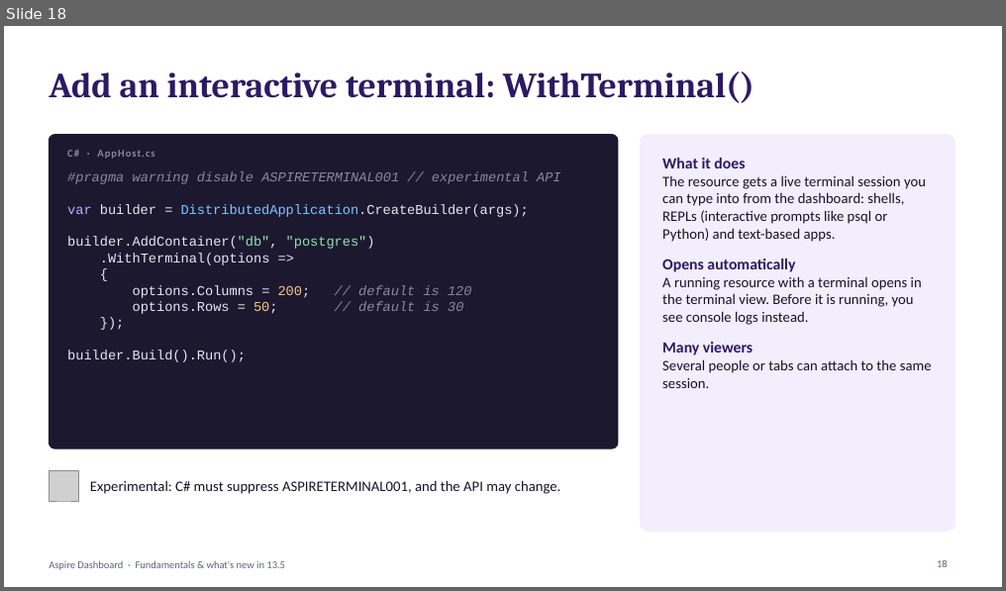
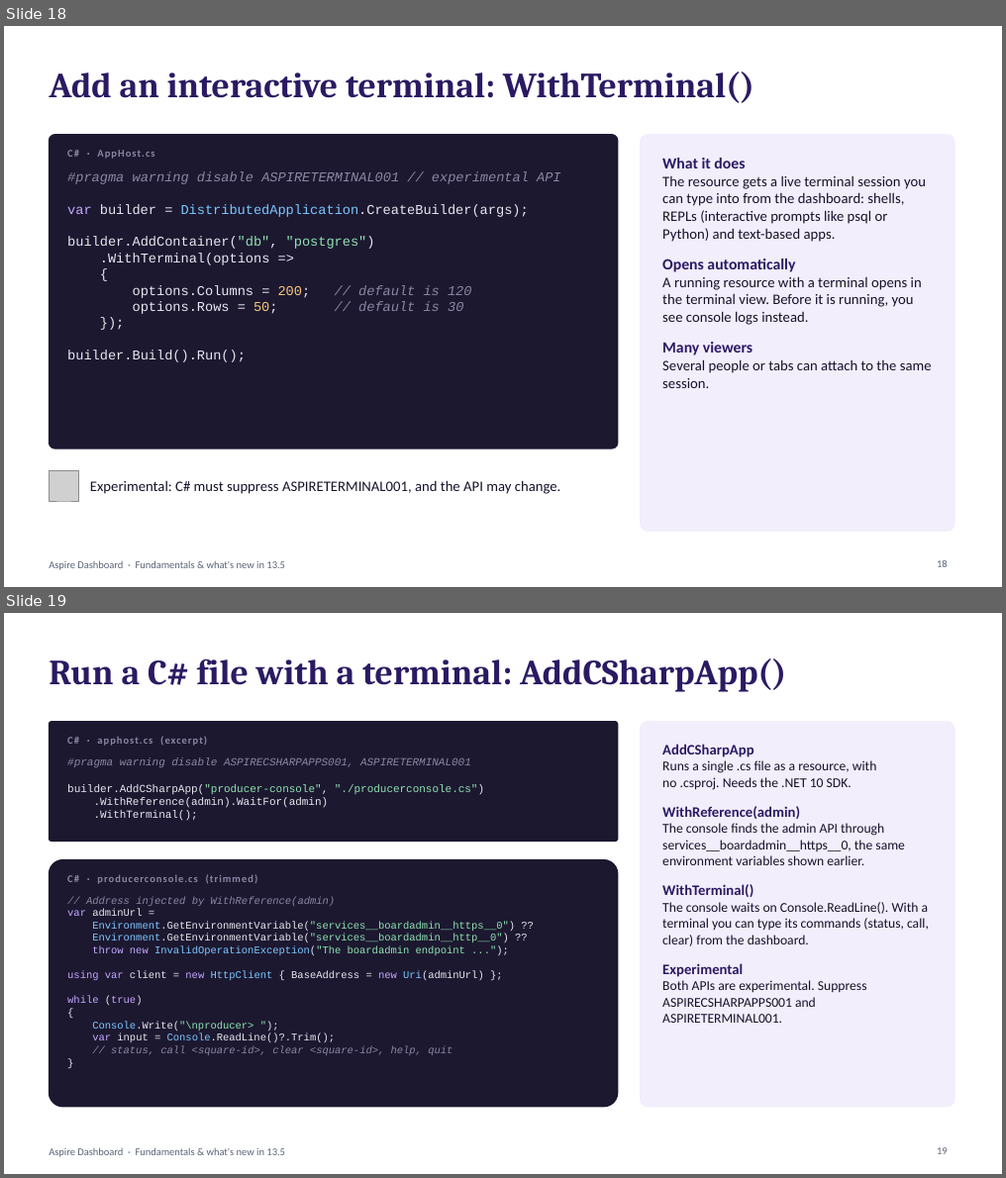
Before and after one commit to mcdmags/aspire-dashboard, a slide deck: aspire-dashboard-13-5.pptx. Shown one above the other, each under a label of ours: slide 18 before the commit, slides 18 and 19 after it. The pictures are 1006x591 and 1006x1178 pixels, drawn with LibreOffice and Linux fonts; fonts in the diff are those of the drawing; grey boxes stand for pictures. Boxes give left, top, right and bottom in pixels: in the first picture for what was removed or moved away, otherwise in the second. Text is boxed around its words. In the diff, an @@ line names an element or a change of style, - is before the commit and + after.

```diff
--- a/aspire-dashboard-13-5.pptx
+++ b/aspire-dashboard-13-5.pptx
@@ slide 19 added at [4, 613, 1002, 1174], background #FFFFFF; not listed: 1 template element that a slide beside it also shows @@
@@ title added at [49, 659, 786, 692], 34 pt, text #2B1A63, bold @@
+Run a C# file with a terminal: AddCSharpApp()
@@ rounded rectangle added at [49, 722, 618, 842], fill #1C1830, outline #1C1830 1 pt @@
@@ rounded rectangle added at [641, 722, 954, 1107], fill #F2EEFB, outline #F2EEFB 1 pt @@
@@ text added at [67, 736, 207, 746], 10 pt, text #8B87A3, bold @@
+C# · apphost.cs (excerpt)
@@ text added at [67, 758, 484, 820], 10.5 pt, text #E8E6F0 @@
+#pragma warning disable ASPIRECSHARPAPPS001, ASPIRETERMINAL001
+builder.AddCSharpApp("producer-console", "./producerconsole.cs")
+.WithReference(admin).WaitFor(admin)
+.WithTerminal();
@@ text added at [662, 744, 929, 1023], 13 pt, text #17122B @@
+AddCSharpApp
+Runs a single .cs file as a resource, with no .csproj. Needs the .NET 10 SDK.
+WithReference(admin)
+The console finds the admin API through services__boardadmin__https__0, the same environment variables shown earlier.
+WithTerminal()
+The console waits on Console.ReadLine(). With a terminal you can type its commands (status, call, clear) from the dashboard.
+Experimental
+Both APIs are experimental. Suppress ASPIRECSHARPAPPS001 and ASPIRETERMINAL001.
@@ rounded rectangle added at [49, 861, 618, 1107], fill #1C1830, outline #1C1830 1 pt @@
@@ text added at [67, 874, 258, 884], 10 pt, text #8B87A3, bold @@
+C# · producerconsole.cs (trimmed)
@@ text added at [67, 896, 515, 1056], 10 pt, text #E8E6F0 @@
+// Address injected by WithReference(admin)
+var adminUrl =
+Environment.GetEnvironmentVariable("services__boardadmin__https__0") ??
+Environment.GetEnvironmentVariable("services__boardadmin__http__0") ??
+throw new InvalidOperationException("The boardadmin endpoint ...");
+using var client = new HttpClient { BaseAddress = new Uri(adminUrl) };
+while (true)
+{
+Console.Write("\nproducer> ");
+var input = Console.ReadLine()?.Trim();
+// status, call <square-id>, clear <square-id>, help, quit
+}
@@ page number added at [937, 1148, 947, 1155], 10 pt, text #5B6478 @@
+19
```
Also in this commit, not shown: 1 other file.
